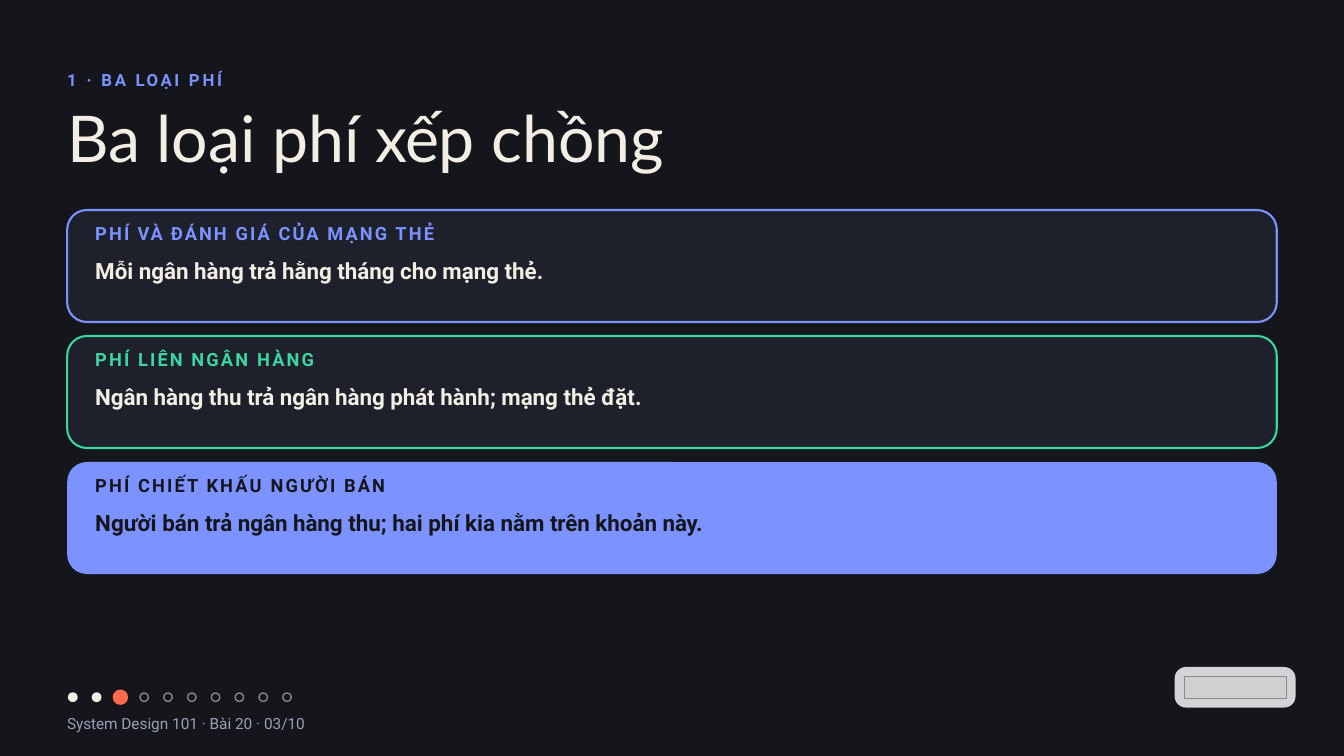
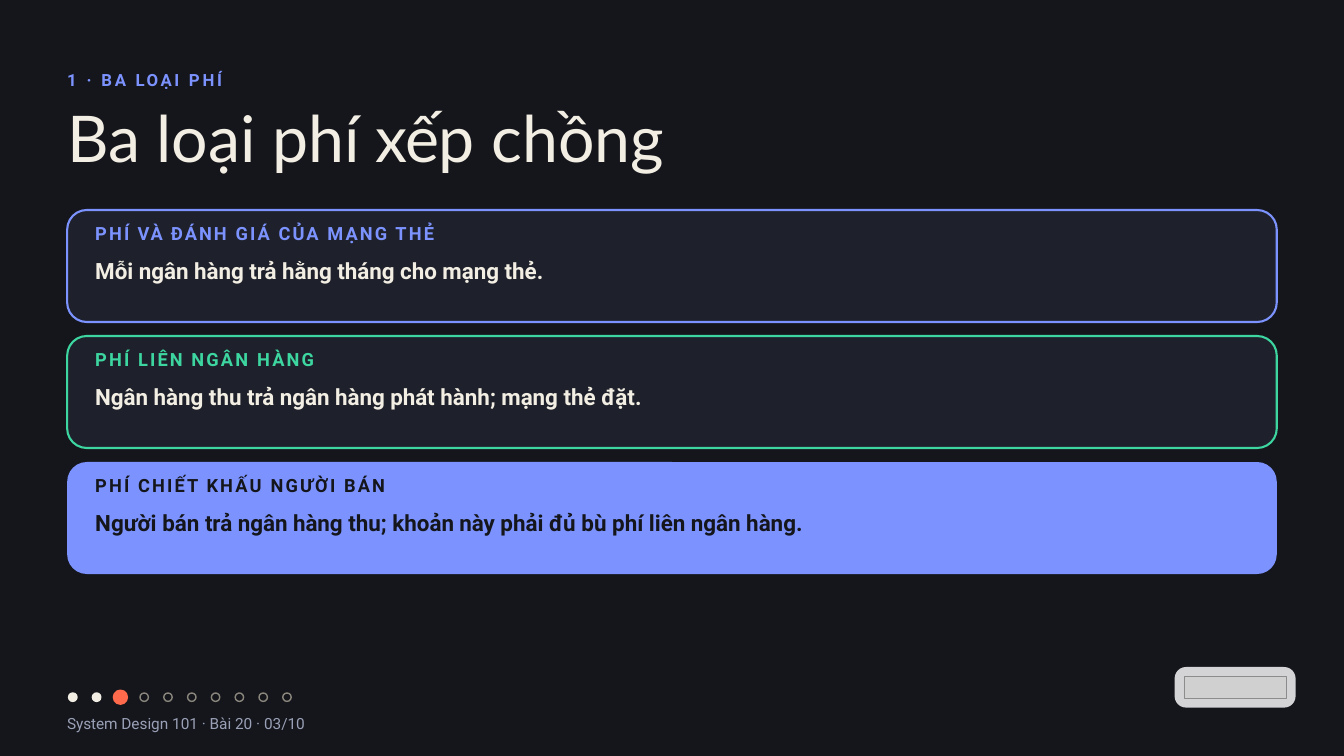
Before and after one commit to vohoailinh90/tool-marketing-studio, a slide deck: slide 3 of system-design-101/vi/lessons/sd-07-020/slides/sd-07-020.pptx. Drawn at 1344x756 pixels with LibreOffice and Linux fonts; fonts in the diff are those of the drawing; grey boxes stand for pictures. Boxes give left, top, right and bottom in pixels: in the first picture for what was removed or moved away, otherwise in the second. Text is boxed around its words. In the diff, an @@ line names an element or a change of style, - is before the commit and + after.

```diff
--- a/system-design-101/vi/lessons/sd-07-020/slides/sd-07-020.pptx
+++ b/system-design-101/vi/lessons/sd-07-020/slides/sd-07-020.pptx
@@ text at bbox=[95, 512, 802, 536]: text changed @@
-Người bán trả ngân hàng thu; hai phí kia nằm trên khoản này.
+Người bán trả ngân hàng thu; khoản này phải đủ bù phí liên ngân hàng.
```
